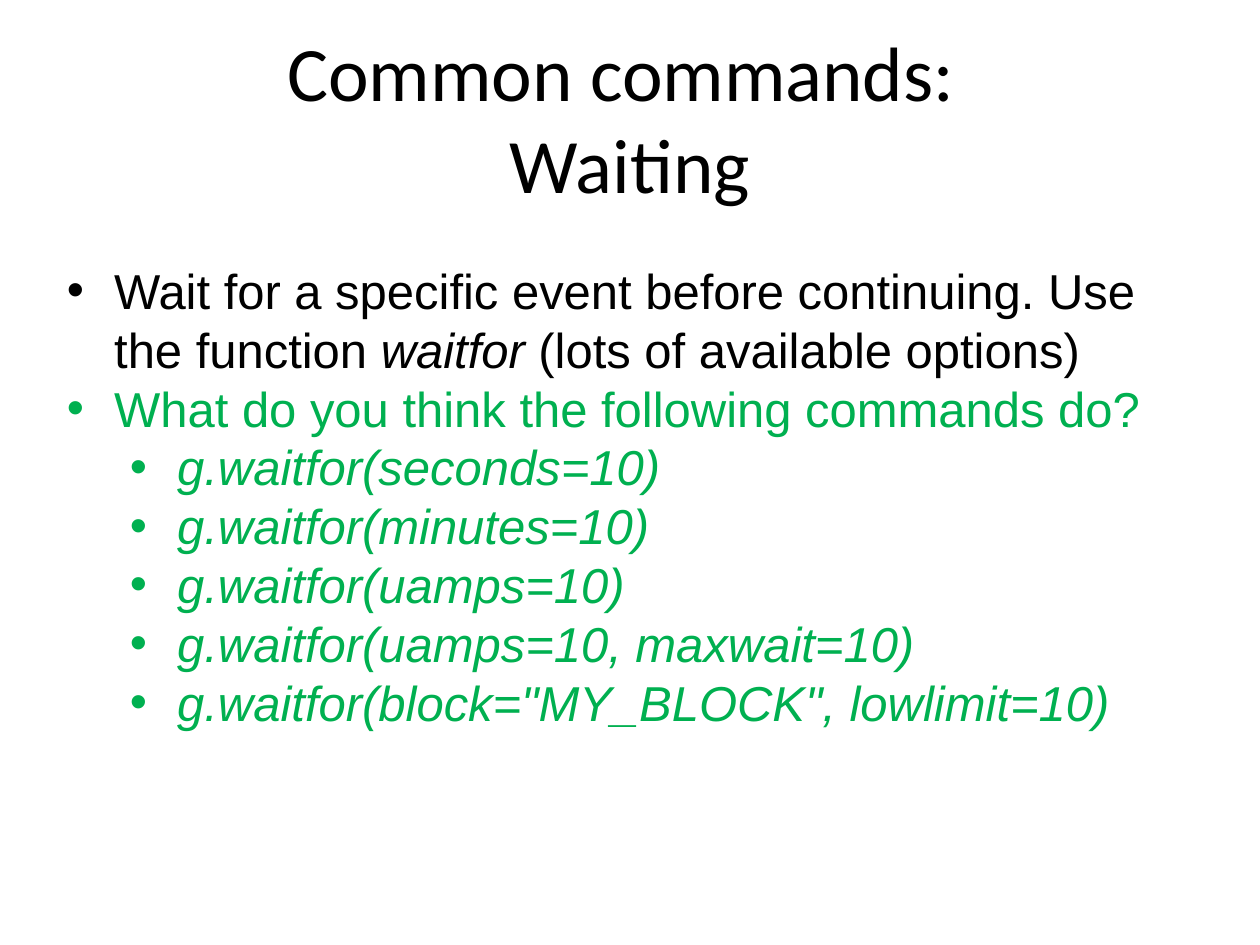
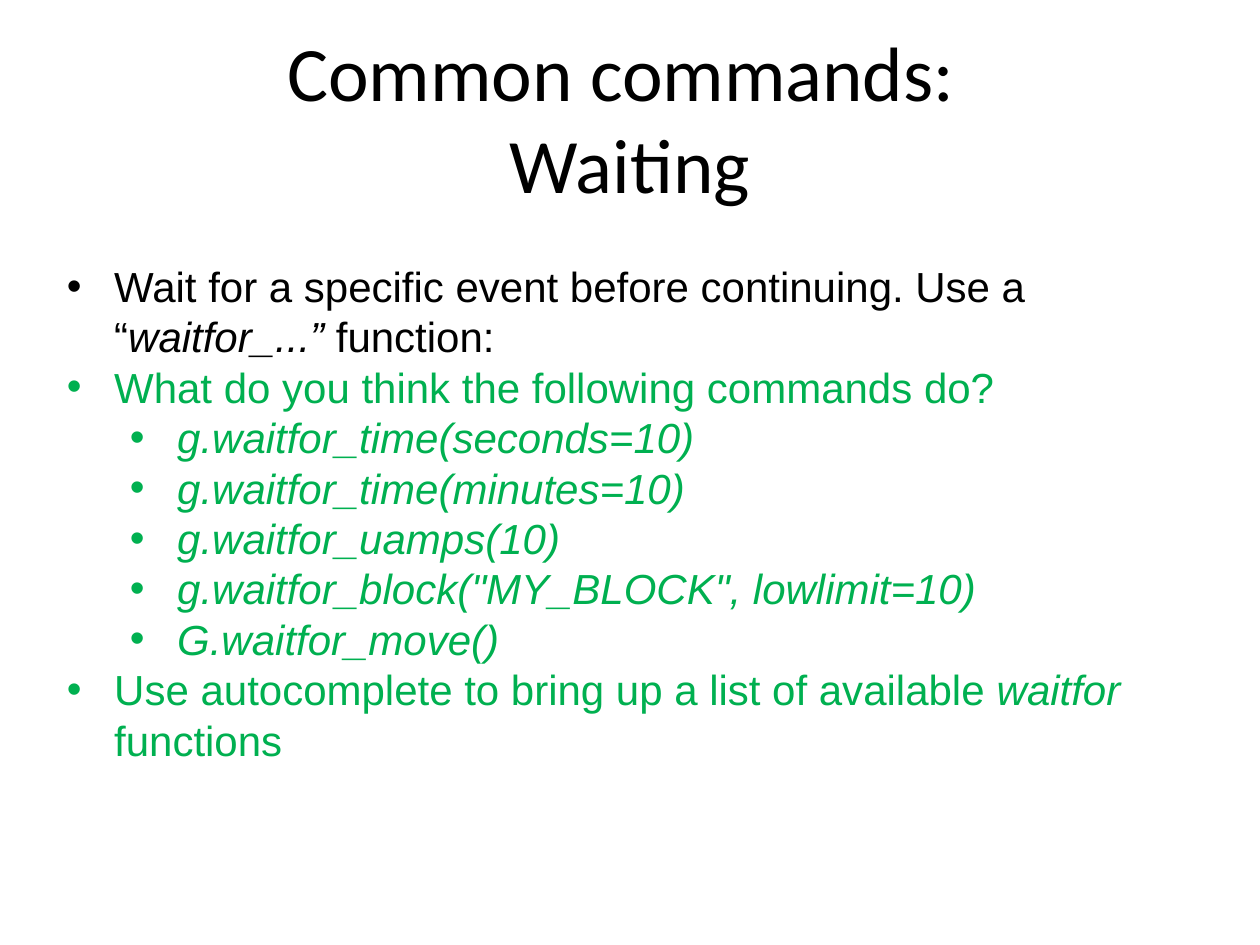
Before and after one commit to ISISComputingGroup/ibex_user_manual, a slide deck: slide 9 of genie_python_and_ibex/genie_python_and_ibex.pptx. Drawn at 1260x945 pixels with LibreOffice and Linux fonts; fonts in the diff are those of the drawing; background and template pictures are left out. Boxes give left, top, right and bottom in pixels: in the first picture for what was removed or moved away, otherwise in the second. Text is boxed around its words. In the diff, an @@ line names an element or a change of style, - is before the commit and + after.

```diff
--- a/genie_python_and_ibex/genie_python_and_ibex.pptx
+++ b/genie_python_and_ibex/genie_python_and_ibex.pptx
@@ text at [114,271,1025,357]: text changed; size 28 to 24 pt @@
-• Wait for a specific event before continuing. Use the function waitfor (lots of available options)
+• Wait for a specific event before continuing. Use a “waitfor_...” function:
@@ text at [114,372,994,411]: size 28 to 24 pt in "What do you think the following commands ..." @@
@@ text at [114,422,1121,757]: text changed; size 28 to 24 pt @@
-  • g.waitfor(seconds=10)
-  • g.waitfor(minutes=10)
-  • g.waitfor(uamps=10)
-  • g.waitfor(uamps=10, maxwait=10)
-  • g.waitfor(block="MY_BLOCK", lowlimit=10)
+  • g.waitfor_time(seconds=10)
+  • g.waitfor_time(minutes=10)
+  • g.waitfor_uamps(10)
+  • g.waitfor_block("MY_BLOCK", lowlimit=10)
+  • G.waitfor_move()
+• Use autocomplete to bring up a list of available waitfor functions
```
Also in this commit, not shown: 8 other slides changed, 2 slides removed.
